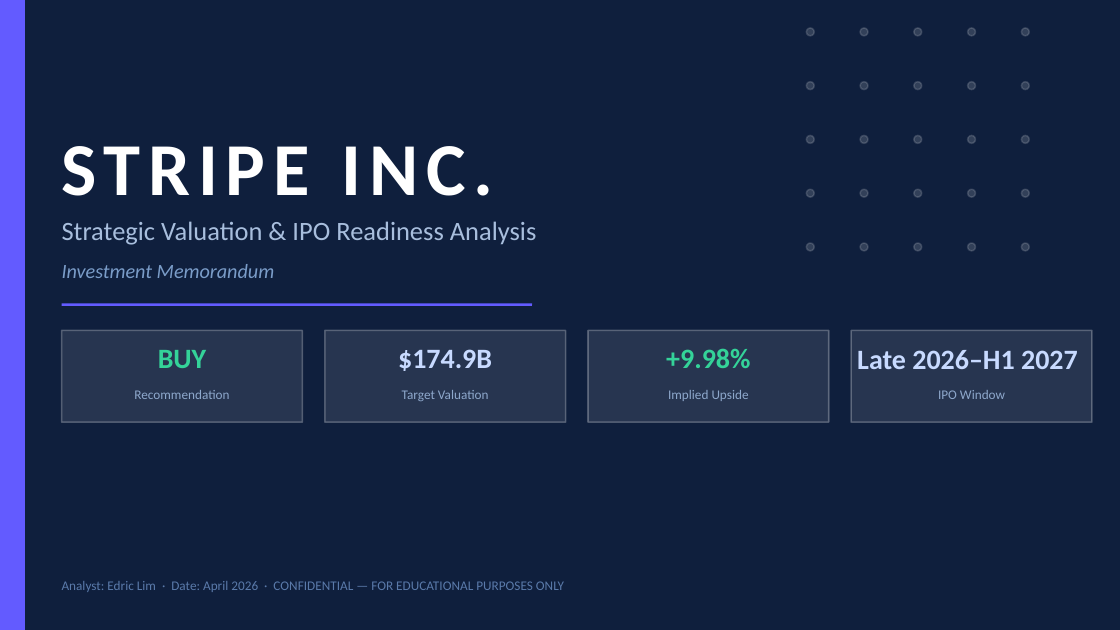
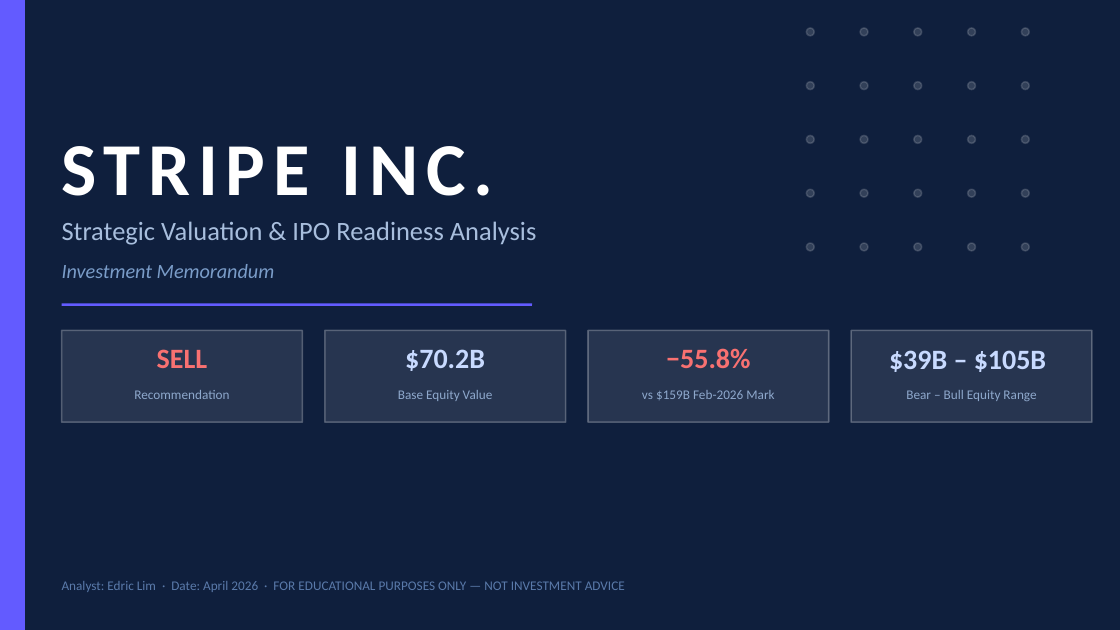
Before and after one commit to edricwidjajaliem-ux/edric, a slide deck: slide 1 of files/Stripe_Pitch_Deck_-_Edric_Lim.pptx. Drawn at 1120x630 pixels with LibreOffice and Linux fonts; fonts in the diff are those of the drawing. Boxes give left, top, right and bottom in pixels: in the first picture for what was removed or moved away, otherwise in the second. Text is boxed around its words. In the diff, an @@ line names an element or a change of style, - is before the commit and + after.

```diff
--- a/files/Stripe_Pitch_Deck_-_Edric_Lim.pptx
+++ b/files/Stripe_Pitch_Deck_-_Edric_Lim.pptx
@@ text at (157,349,208,368): text changed; text colour #34D399 to #F87171 @@
-BUY
+SELL
@@ text at (405,349,485,371): text changed @@
-$174.9B
+$70.2B
@@ text at (666,348,750,369): text changed; text colour #34D399 to #F87171 @@
-+9.98%
+−55.8%
@@ text at (889,350,1046,372): text changed @@
-Late 2026–H1 2027
+$39B – $105B
@@ text at (398,390,493,401): text changed @@
-Target Valuation
+Base Equity Value
@@ text at (642,390,774,400): text changed @@
-Implied Upside
+vs $159B Feb-2026 Mark
@@ text at (906,390,1036,401): text changed @@
-IPO Window
+Bear – Bull Equity Range
@@ text at (62,581,625,592): text changed @@
-Analyst: Edric Lim · Date: April 2026 · CONFIDENTIAL — FOR EDUCATIONAL PURPOSES ONLY
+Analyst: Edric Lim · Date: April 2026 · FOR EDUCATIONAL PURPOSES ONLY — NOT INVESTMENT ADVICE
```
Also in this commit, not shown: 8 other slides changed, 3 other files.
